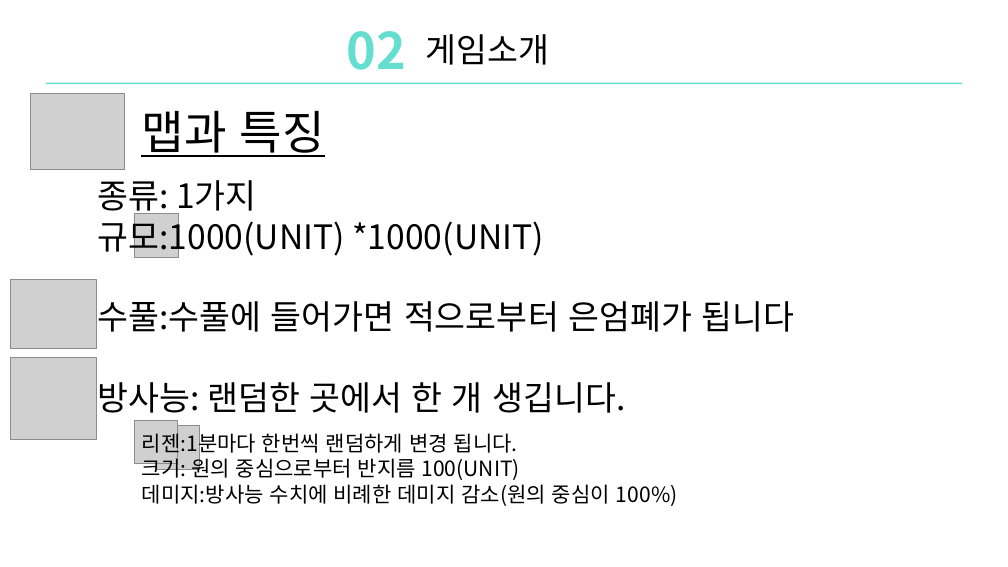
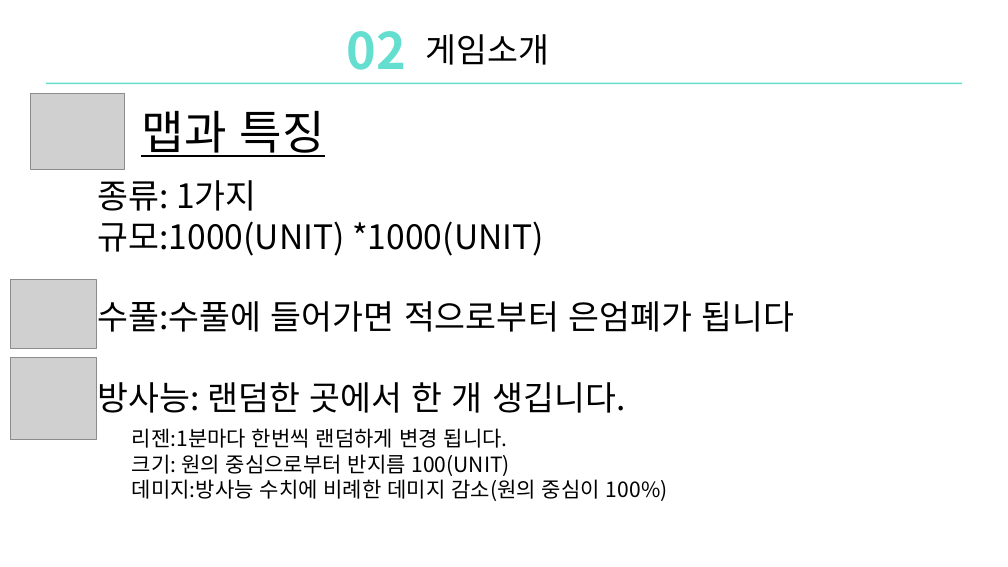
Before and after one commit to DoHanK/COLONY, a slide deck: slide 11 of 기획서/Colony_ppt발표.pptx. Drawn at 1008x567 pixels with LibreOffice and Linux fonts; fonts in the diff are those of the drawing; grey boxes stand for pictures. Boxes give left, top, right and bottom in pixels: in the first picture for what was removed or moved away, otherwise in the second. Text is boxed around its words. In the diff, an @@ line names an element or a change of style, - is before the commit and + after.

```diff
--- a/기획서/Colony_ppt발표.pptx
+++ b/기획서/Colony_ppt발표.pptx
@@ picture removed at <box>135,214,178,257</box> @@
@@ text "리젠:1분마다 한번씩 랜덤하게 변경 됩니다.": place and size @@
-text "리젠:1분마다 한번씩 랜덤하게 변경 됩니다." at <box>142,430,678,506</box>
+text "리젠:1분마다 한번씩 랜덤하게 변경 됩니다." at <box>132,428,668,501</box>
@@ picture removed at <box>135,420,178,464</box> @@
@@ picture removed at <box>156,426,199,469</box> @@
```
Also in this commit, not shown: 8 other slides changed, 2 other files.
